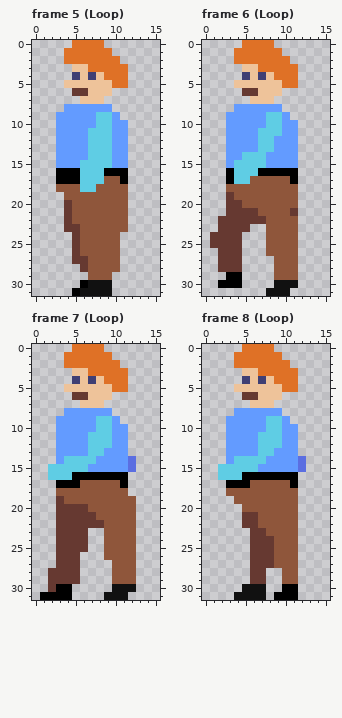
A pixel-art file gets an edit: assets/1.aseprite. The picture above is the old version.
16x32 pixels, 16 frames. Shown: frame 5 (Loop), frame 6 (Loop), frame 7 (Loop), frame 8 (Loop). The commit also changed other frames, which this record leaves out.
The same view after the edit:
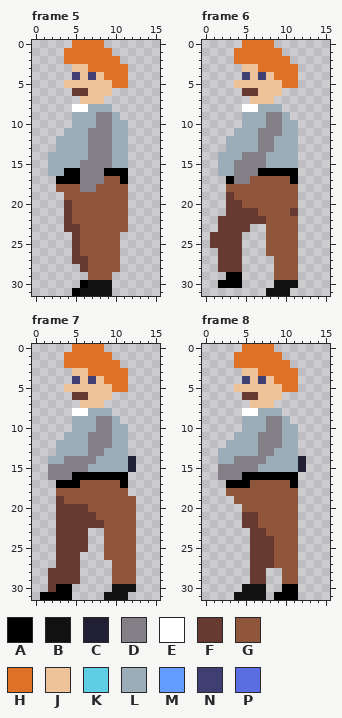
Palette (. is transparent): A #000000  B #111111  C #222034  D #847e87  E #ffffff  F #663931  G #8f563b  H #df7126  J #eec39a  K #5fcde4  L #9badb7  M #639bff  N #3f3f74  P #5b6ee1
The exact change:
Changed rows in their new state; - is an unchanged pixel.
Frame 5, layer "shirt":
first column x 2:
 8 --.EELLL--
 9 -..LLLDDL-
10 -..LLLDDLL
11 -.LLLDDDLL
12 -LLLLDDDLL
13 -LLLLDDDLL
14 LLLLLDDDLL
15 LLLLDDDDLL
16 LL--DDD---
17 ----DDD---
18 ----DD----
Frame 6, layer "shirt":
first column x 2:
 8 --.EELLL--
 9 -..LLLDDL-
10 -..LLLDDLL
11 -.LLLDDDLL
12 -LLLLDDLLL
13 -LLLLDDLLL
14 LLLDDDLLLL
15 LLDDDDLLLL
16 LLDDD-----
17 --DD------
Frame 7, layer "shirt":
first column x 2:
 8 --.EELLL---
 9 -..LLLDDL--
10 -..LLLDDLL-
11 -.LLLDDDLL-
12 -LLLLDDDLL-
13 -LLLLDDLLL-
14 LLDDDDLLLLC
15 DDDDDLLLLLC
16 DDD--------
Frame 8, layer "shirt":
first column x 2:
 8 --.EELLL---
 9 -..LLLDDL--
10 -..LLLDDLL-
11 -.LLLDDDLL-
12 -LLLLDDDLL-
13 LLLLLDDLLL-
14 LLDDDDLLLLC
15 DDDDDLLLLLC
16 DDD--------
Boxes around the changes in both pictures, in picture pixels (x1, y1, x2, y2):
changed: (48, 104, 128, 192)
changed: (218, 104, 298, 184)
changed: (48, 408, 136, 480)
changed: (218, 408, 306, 480)
